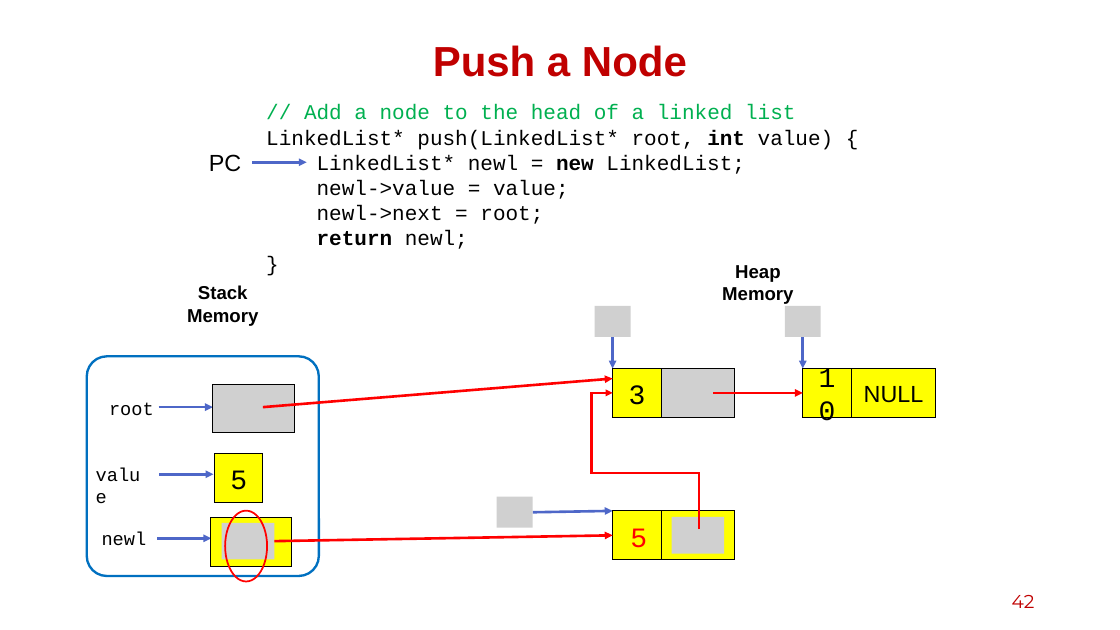
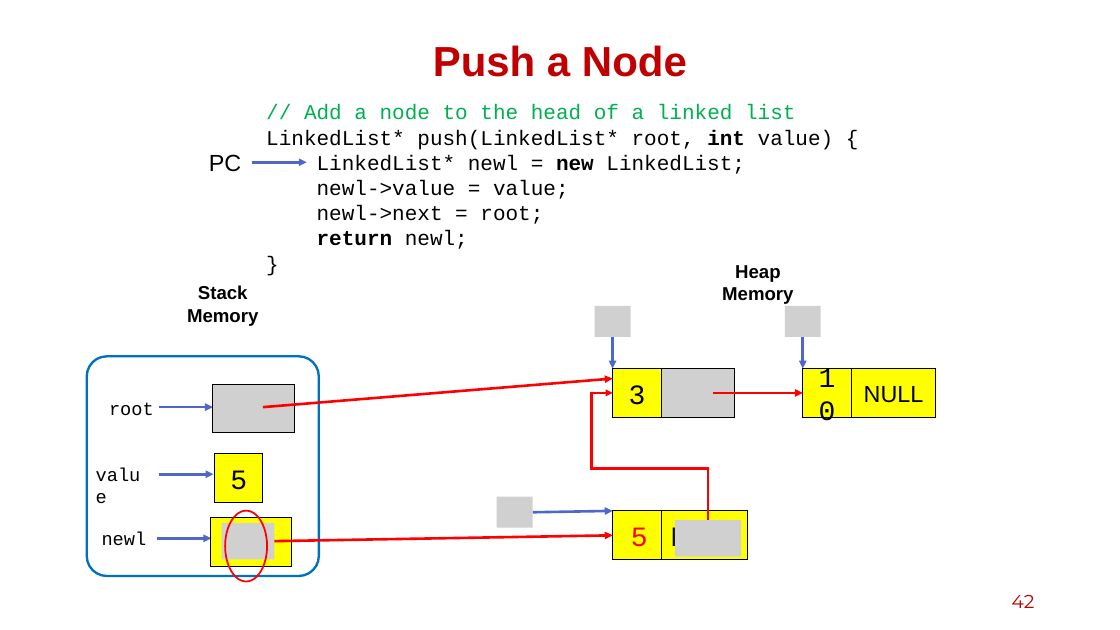
Before and after one commit to Lawrenclia/CS1604, a slide deck: slide 42 of lecture8.pptx. Drawn at 1120x630 pixels with LibreOffice and Linux fonts; fonts in the diff are those of the drawing; grey boxes stand for pictures. Boxes give left, top, right and bottom in pixels: in the first picture for what was removed or moved away, otherwise in the second. Text is boxed around its words. In the diff, an @@ line names an element or a change of style, - is before the commit and + after.

```diff
--- a/lecture8.pptx
+++ b/lecture8.pptx
@@ elbow arrow moved from (699, 529) - (613, 393) to (708, 520) - (613, 393) @@
@@ rectangle "NULL": place and size @@
-rectangle "NULL" at bbox=[661, 511, 734, 560]
+rectangle "NULL" at bbox=[661, 511, 748, 560]
@@ text in rectangle at bbox=[671, 526, 738, 554]: text changed @@
-?
+NULL
@@ picture: place and size @@
-picture at bbox=[672, 517, 725, 554]
+picture at bbox=[675, 520, 741, 557]
```
Also in this commit, not shown: 7 other slides changed.
